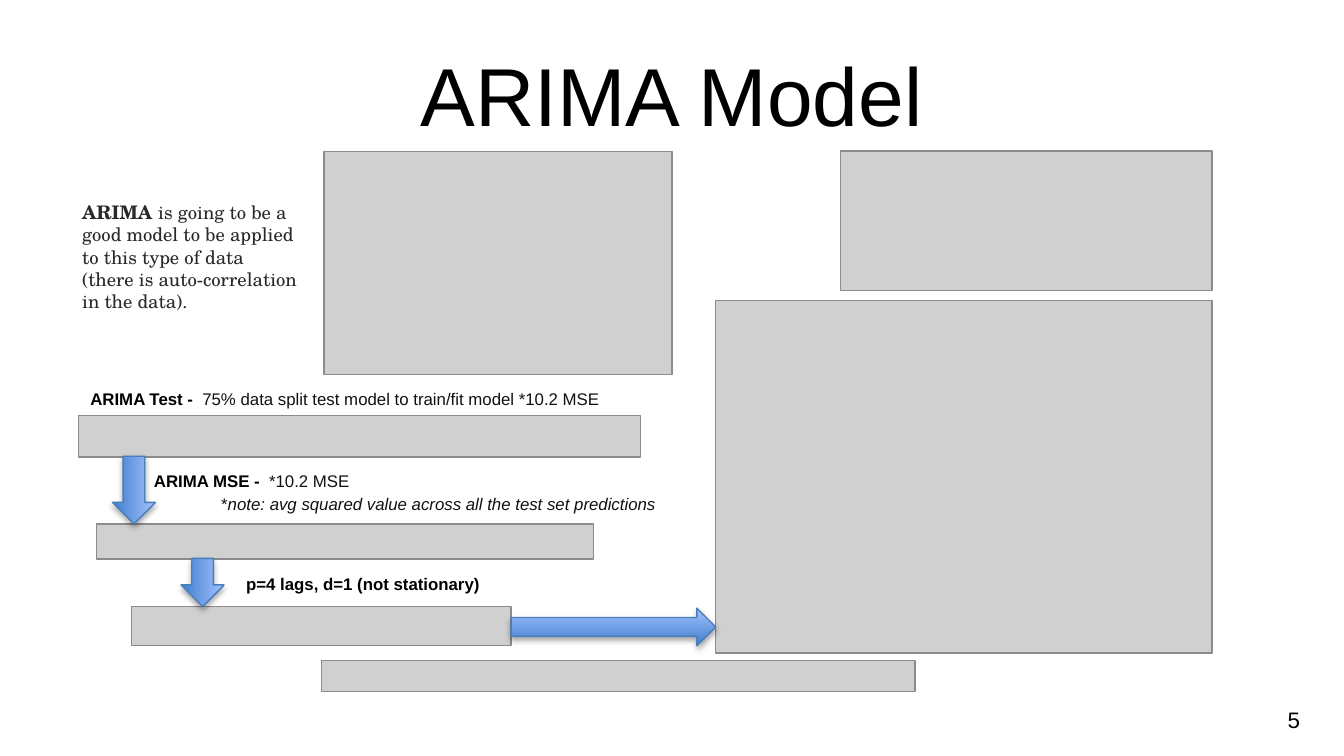
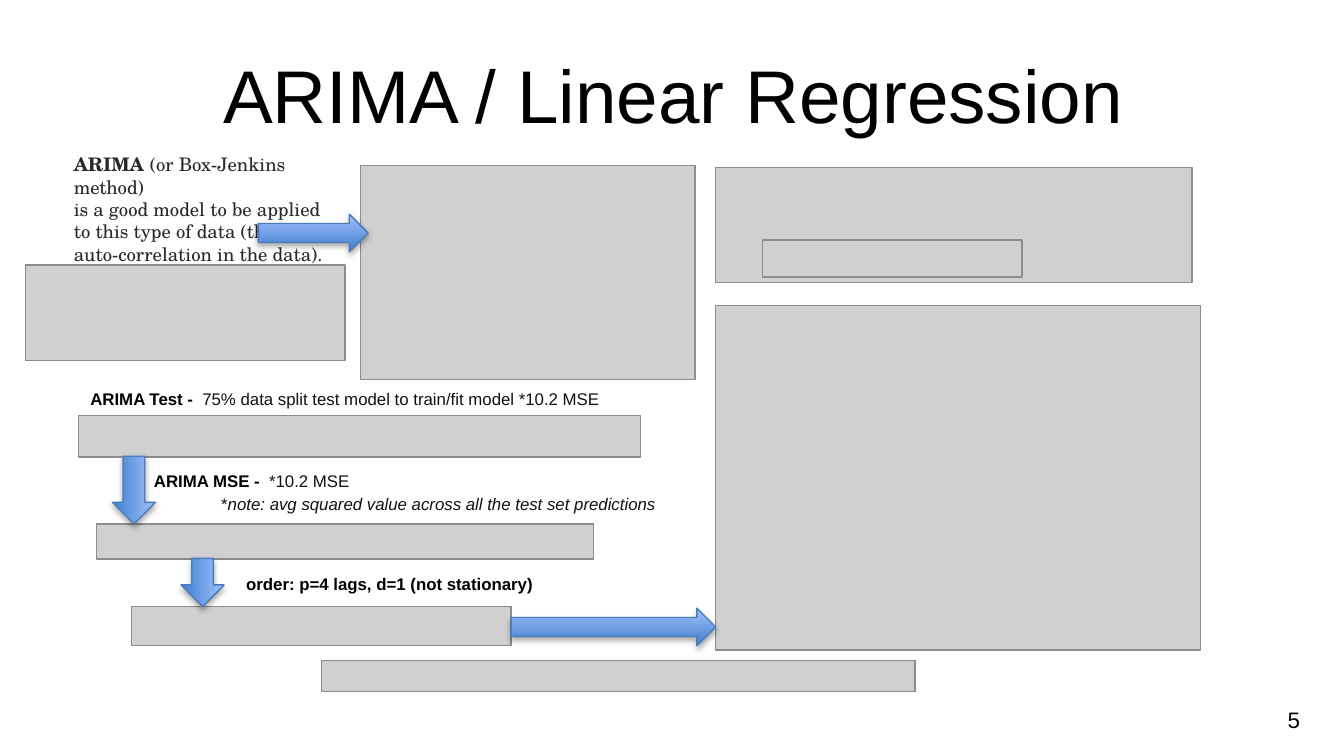
Before and after one commit to CCC-GH/FinalProject-Stock, a slide deck: slide 6 of carl/NU-FinalProject_Stocks.pptx. Drawn at 1344x756 pixels with LibreOffice and Linux fonts; fonts in the diff are those of the drawing; grey boxes stand for pictures; background and template pictures are left out. Boxes give left, top, right and bottom in pixels: in the first picture for what was removed or moved away, otherwise in the second. Text is boxed around its words. In the diff, an @@ line names an element or a change of style, - is before the commit and + after.

```diff
--- a/carl/NU-FinalProject_Stocks.pptx
+++ b/carl/NU-FinalProject_Stocks.pptx
@@ title at (223, 69, 1122, 137): text changed; size 44 to 40 pt @@
-ARIMA Model
+ARIMA / Linear Regression
@@ text at (74, 157, 323, 267): text changed @@
-ARIMA is going to be a good model to be applied to this type of data (there is auto-correlation in the data).
+ARIMA (or Box-Jenkins method)
+is a good model to be applied to this type of data (there is auto-correlation in the data).
@@ picture: place and size @@
-picture at (324, 152, 672, 375)
+picture at (360, 165, 695, 379)
@@ picture: place and size @@
-picture at (840, 151, 1212, 290)
+picture at (716, 168, 1193, 282)
@@ right arrow added at (258, 214, 368, 251), fill gradient #3F80CE to #A4C4FF, outline #4B7EBC 0.75 pt @@
@@ picture added at (26, 265, 345, 360) @@
@@ picture added at (762, 241, 1021, 278) @@
@@ picture: place and size @@
-picture at (716, 301, 1212, 653)
+picture at (716, 305, 1202, 649)
@@ text at (246, 577, 533, 594): text changed @@
-p=4 lags, d=1 (not stationary)
+order: p=4 lags, d=1 (not stationary)
```
Also in this commit, not shown: 6 other slides changed, 11 other files.
